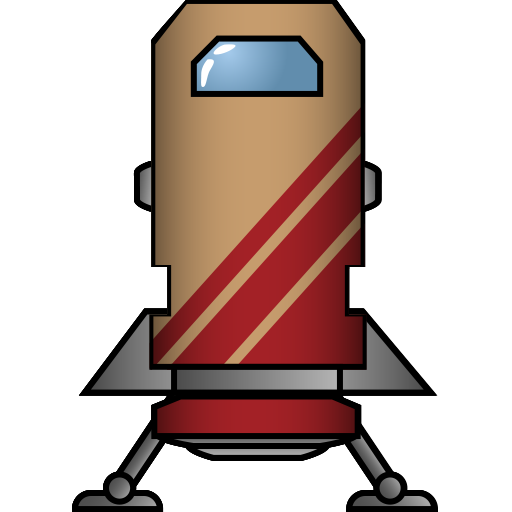
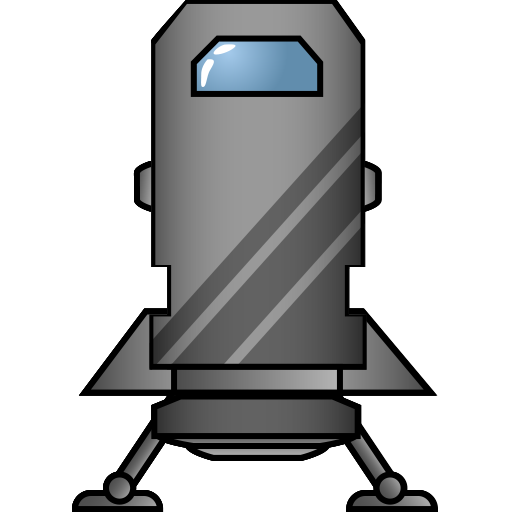
The second (512, 512) image is a revision of the first. Changes to its layers:
pixels changed over [149, 3, 367, 434] (layer not identified)
